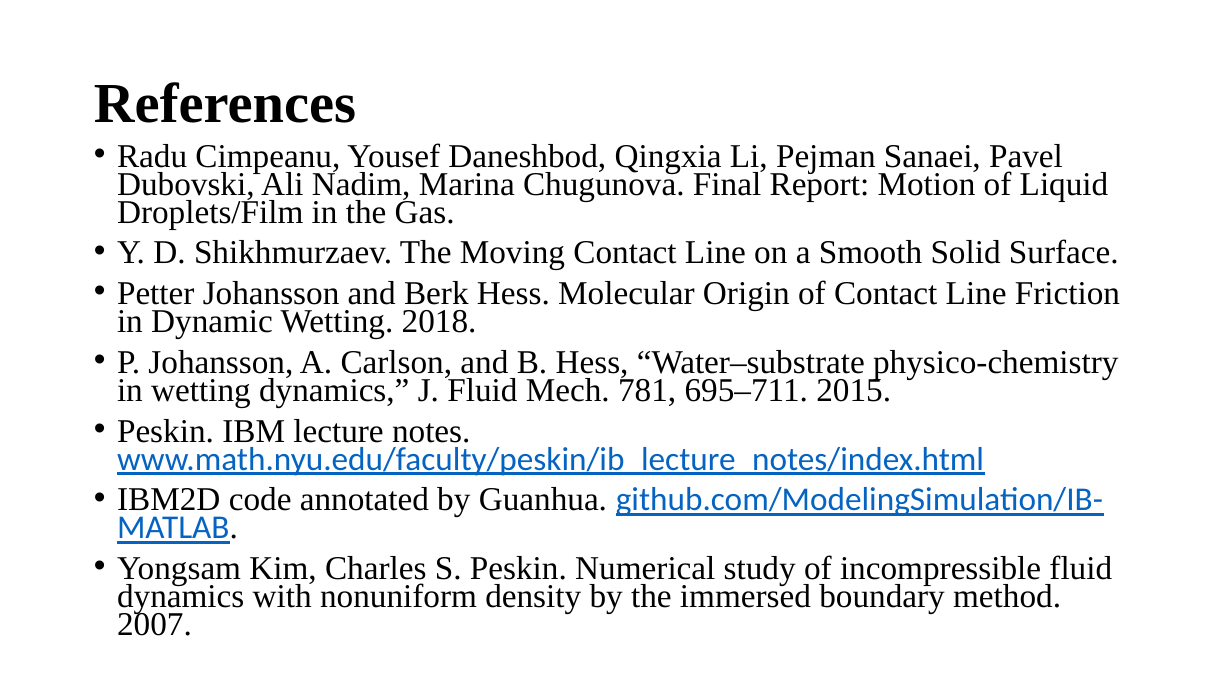
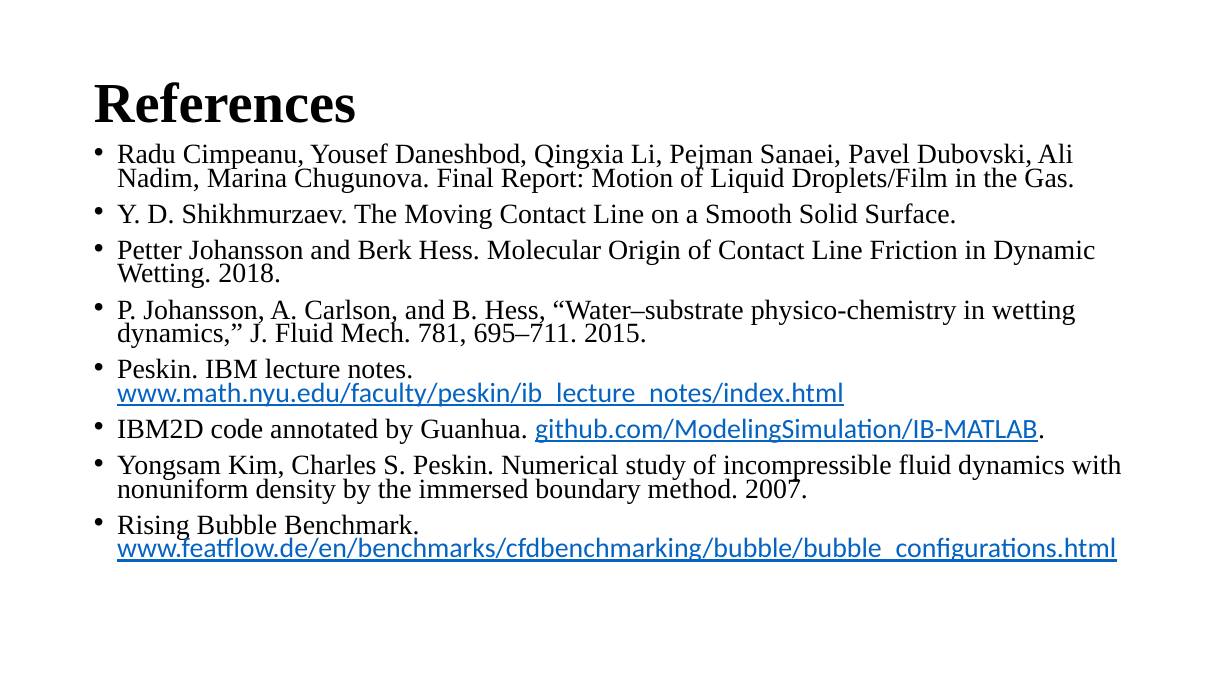
Before and after one commit to Daniel-Chin/droplet, a slide deck: slide 45 of APS_conf/slides.pptx (slide 44 before the commit). Drawn at 1232x693 pixels with LibreOffice and Linux fonts; fonts in the diff are those of the drawing. Boxes give left, top, right and bottom in pixels: in the first picture for what was removed or moved away, otherwise in the second. Text is boxed around its words. In the diff, an @@ line names an element or a change of style, - is before the commit and + after.

```diff
--- a/APS_conf/slides.pptx
+++ b/APS_conf/slides.pptx
@@ text at [117,143,1122,503]: size 25.9 to 21.7 pt in "Radu Cimpeanu, Yousef Daneshbod, Qingxia Li, Pejman ...", "Y. D. Shikhmurzaev. The Moving Contact Line ...", "Petter Johansson and Berk Hess. Molecular Origin ...", "P. Johansson, A. Carlson, and B. Hess, ..." and 3 more places @@
@@ text at [117,514,1116,562]: paragraph added @@
+• Rising Bubble Benchmark. www.featflow.de/en/benchmarks/cfdbenchmarking/bubble/bubble_configurations.html
```
Also in this commit, not shown: 9 other slides changed, 4 slides added, 3 slides removed, 1 other file.
